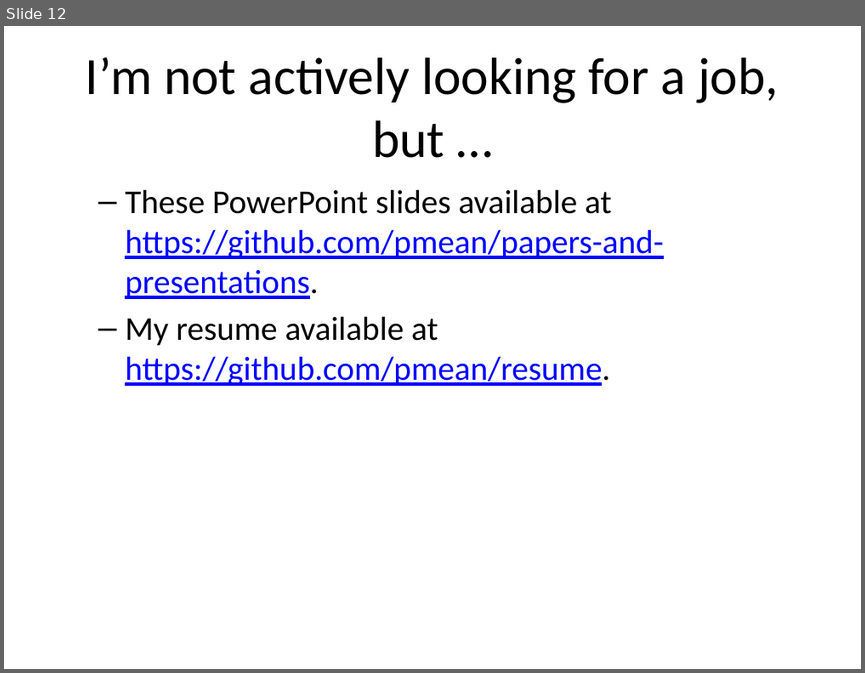
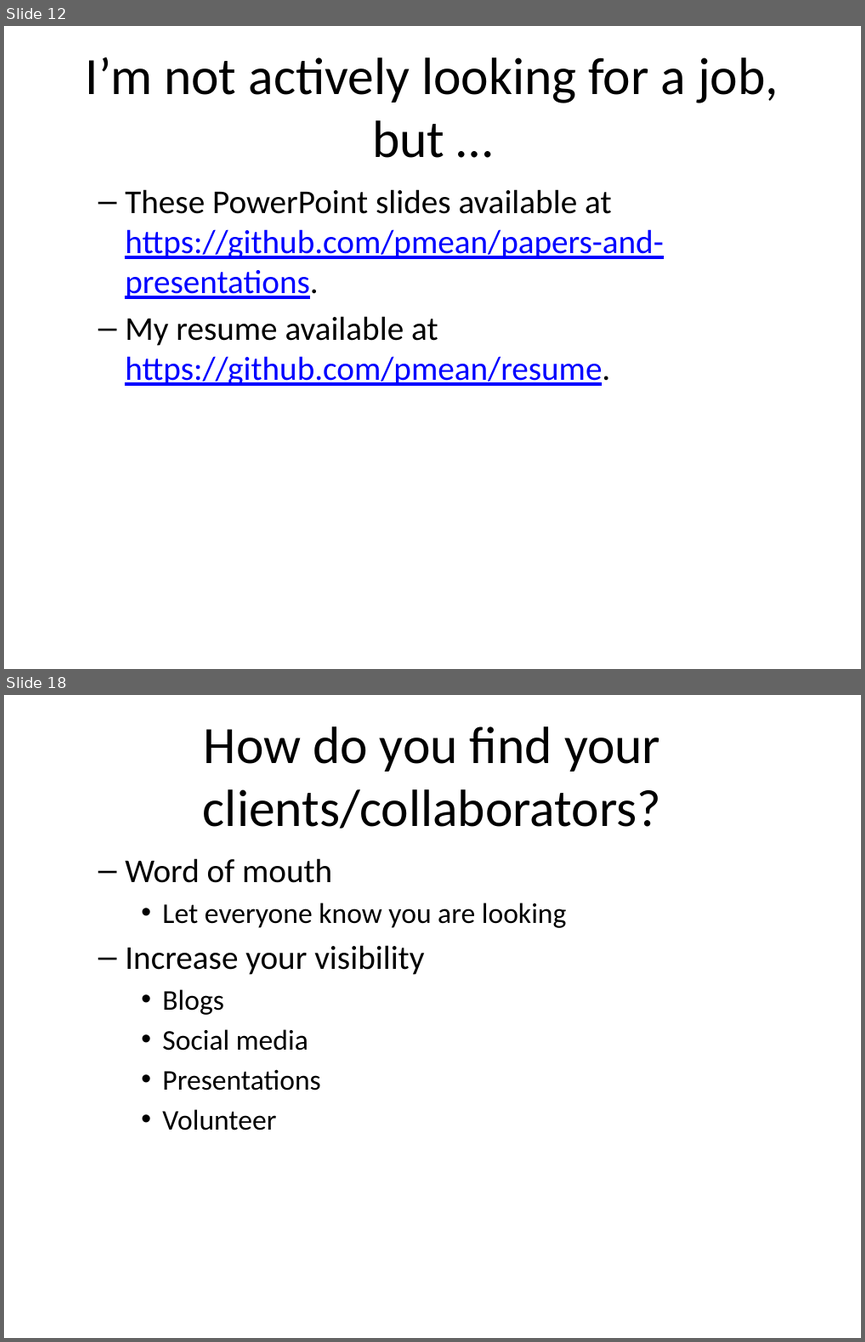
Before and after one commit to pmean/papers-and-presentations, a slide deck: consulting-careers/introduction.pptx. Shown one above the other, each under a label of ours: slide 12 before the commit, slides 12 and 18 after it; the slides between them are not shown. The pictures are 865x673 and 865x1342 pixels, drawn with LibreOffice and Linux fonts; fonts in the diff are those of the drawing. Boxes give left, top, right and bottom in pixels: in the first picture for what was removed or moved away, otherwise in the second. Text is boxed around its words. In the diff, an @@ line names an element or a change of style, - is before the commit and + after.

```diff
--- a/consulting-careers/introduction.pptx
+++ b/consulting-careers/introduction.pptx
@@ slide 18 added at <box>4,695,861,1338</box>, background #FFFFFF @@
@@ title added at <box>203,726,661,828</box>, 44 pt, text #000000 @@
+How do you find your clients/collaborators?
@@ text added at <box>125,858,566,1130</box>, 24 pt, text #000000 @@
+  – Word of mouth
+    • Let everyone know you are looking
+  – Increase your visibility
+    • Blogs
+    • Social media
+    • Presentations
+    • Volunteer
```
Also in this commit, not shown: 9 other slides added, 2 other files.
